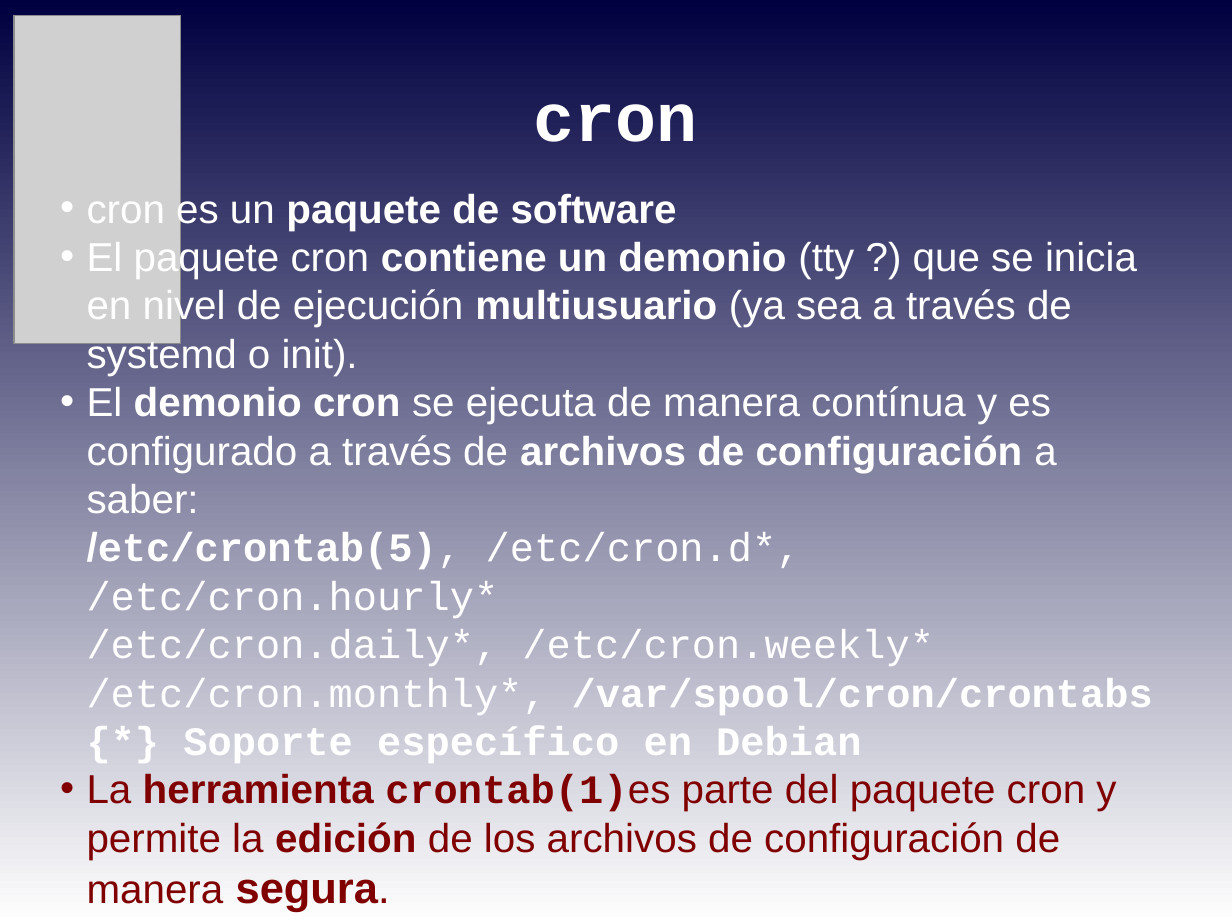
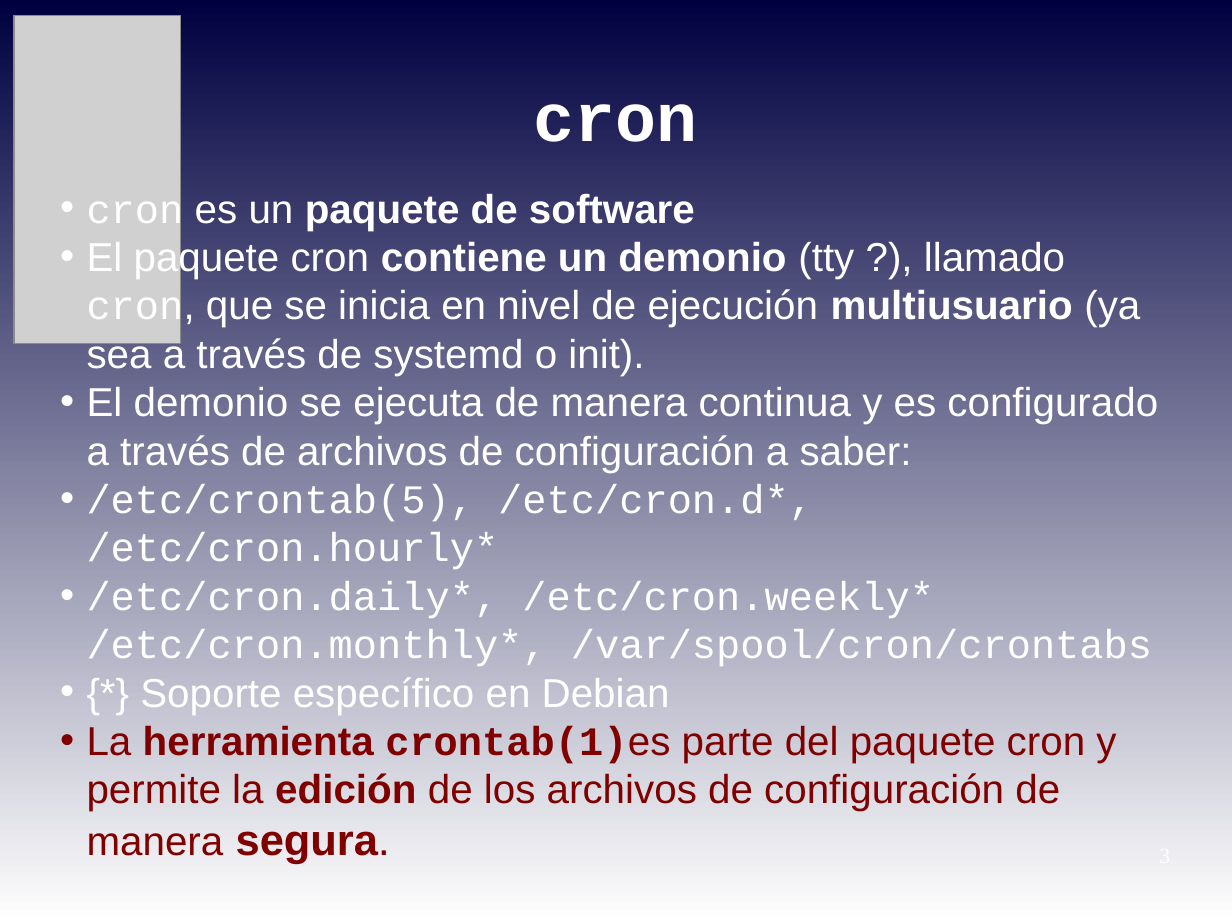
Before and after one commit to niniadcobre/-AutoyScripting, a slide deck: slide 3 of clases/AYS_clase08.odp. Drawn at 1232x924 pixels with LibreOffice and Linux fonts; fonts in the diff are those of the drawing; grey boxes stand for pictures. Boxes give left, top, right and bottom in pixels: in the first picture for what was removed or moved away, otherwise in the second. Text is boxed around its words. In the diff, an @@ line names an element or a change of style, - is before the commit and + after.

Commit message:
cron anacaron y at

```diff
--- a/clases/AYS_clase08.odp
+++ b/clases/AYS_clase08.odp
@@ text at (87, 194, 695, 235): font Arial to Courier New in "cron" @@
@@ text at (87, 239, 1158, 715): text changed @@
-• El paquete cron contiene un demonio (tty ?) que se inicia en nivel de ejecución multiusuario (ya sea a través de systemd o init).
-• El demonio cron se ejecuta de manera contínua y es configurado a través de archivos de configuración a saber:
-  /etc/crontab(5), /etc/cron.d*, /etc/cron.hourly*
-  /etc/cron.daily*, /etc/cron.weekly* /etc/cron.monthly*, /var/spool/cron/crontabs
-  {*} Soporte específico en Debian
+• El paquete cron contiene un demonio (tty ?), llamado cron, que se inicia en nivel de ejecución multiusuario (ya sea a través de systemd o init).
+• El demonio se ejecuta de manera continua y es configurado a través de archivos de configuración a saber:
+• /etc/crontab(5), /etc/cron.d*, /etc/cron.hourly*
+• /etc/cron.daily*, /etc/cron.weekly* /etc/cron.monthly*, /var/spool/cron/crontabs
+• {*} Soporte específico en Debian
```
Also in this commit, not shown: 4 other slides changed, 7 slides added.
